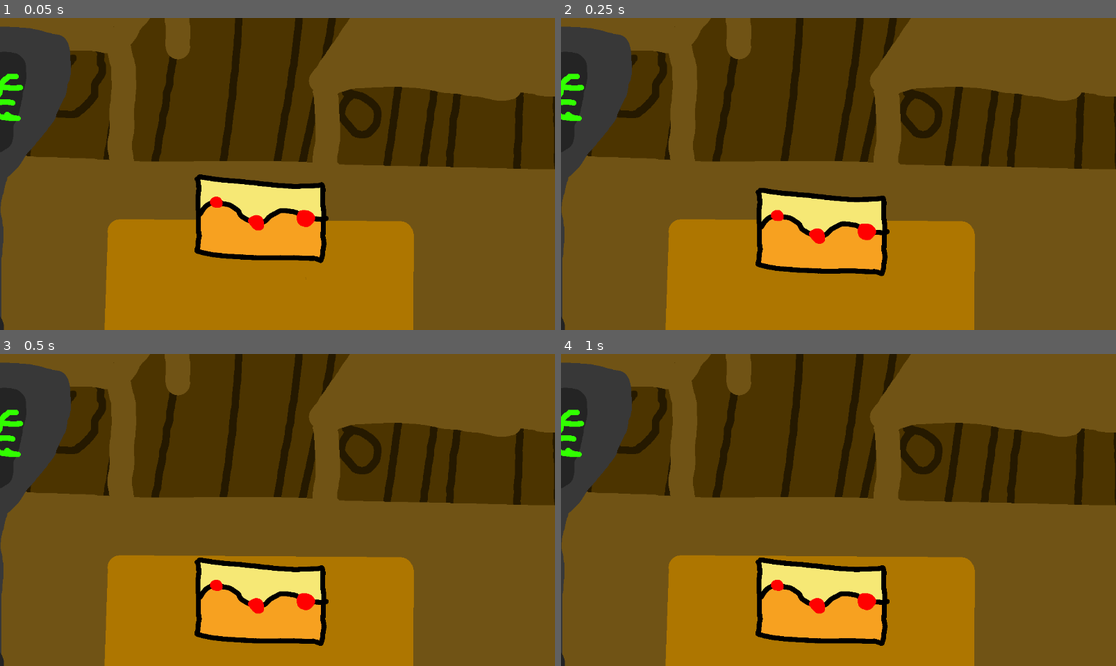
Above: before the commit, frames 1-4 (two rows, left to right).
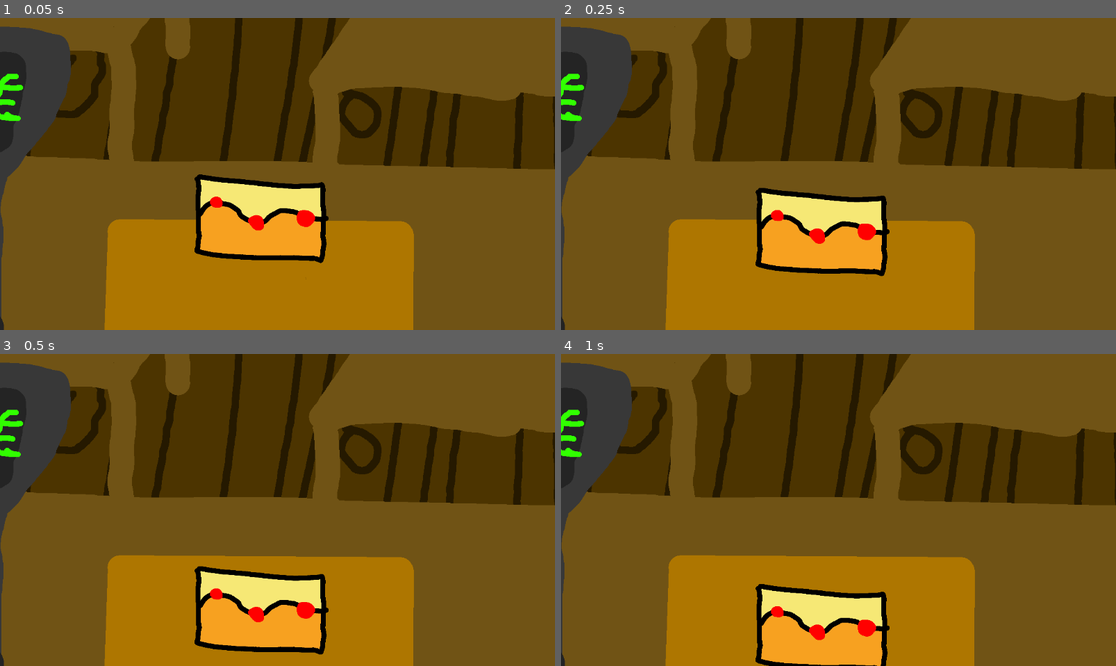
Above: after the commit, the same moments.

Repository: TheJltres/go-go-godot-jam
Game: Godot game, scene res://scenes/main.tscn
Two runs of this game, one before a commit and one after it. Both use one fixed random seed, a clock stepped at 60 frames per second and the inputs below.
Inputs:
- Up to frame 1 (0.05 s): no input
- Up to frame 2 (0.25 s): no input
- Up to frame 3 (0.5 s): no input
- Up to frame 4 (1 s): no input

Frames 1-2 are identical in both runs. In frame 3, 3.3% of the frame differs, in the area x 35-60%, y 65-97%; in frame 4, 6.6%, in the area x 35-60%, y 65-100%.

Commit message:
Update main.tscn

Diff:
--- a/scenes/main.tscn
+++ b/scenes/main.tscn
@@ -25,5 +25,7 @@
 freeze = true
 
 [node name="CollisionShape2D" type="CollisionShape2D" parent="Area2D"]
-position = Vector2(-14, 451)
+position = Vector2(114, 506)
 shape = SubResource("RectangleShape2D_ipnbp")
+
+[node name="AnimationPlayer" type="AnimationPlayer" parent="Area2D/CollisionShape2D"]
